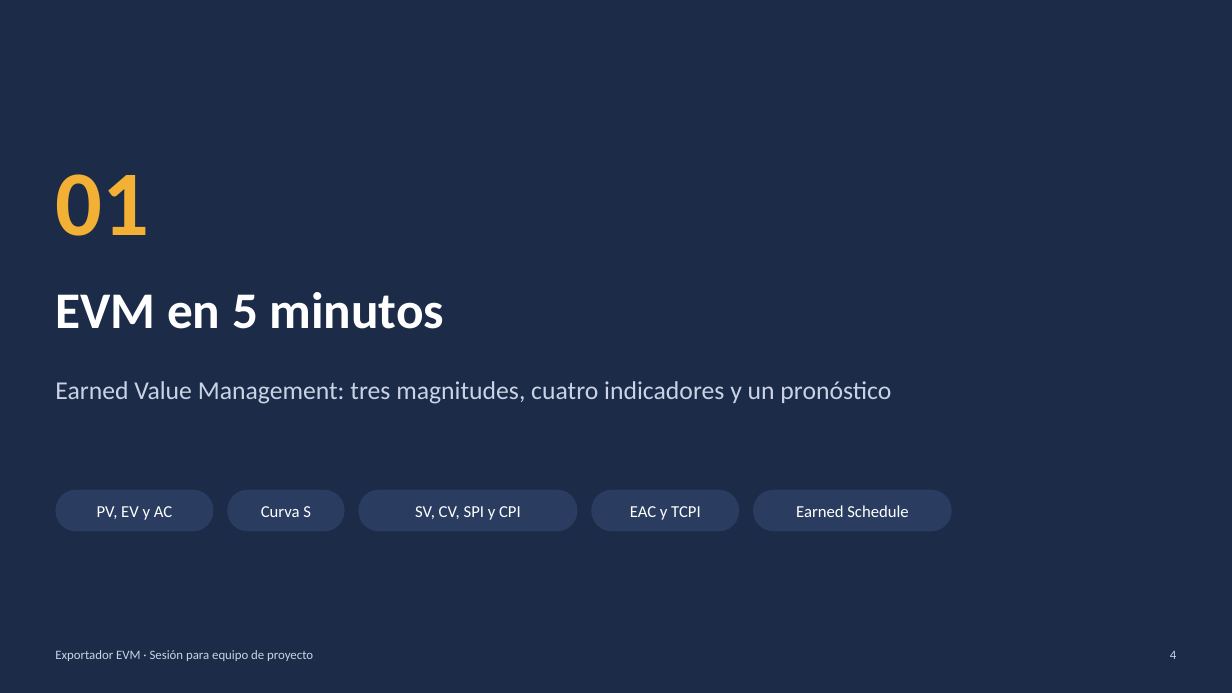
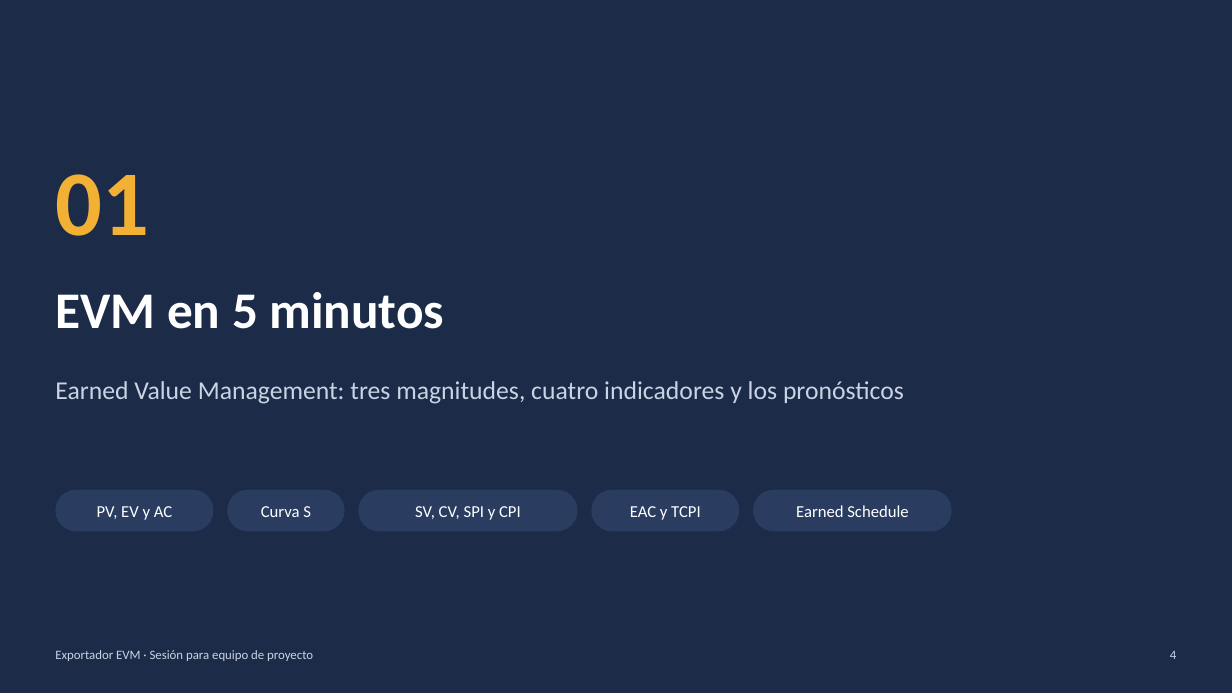
Before and after one commit to MarceloSalazar/evm-automation, a slide deck: slide 4 of docs/presentacion-jefes-de-proyecto.pptx. Drawn at 1232x693 pixels with LibreOffice and Linux fonts; fonts in the diff are those of the drawing. Boxes give left, top, right and bottom in pixels: in the first picture for what was removed or moved away, otherwise in the second. Text is boxed around its words. In the diff, an @@ line names an element or a change of style, - is before the commit and + after.

```diff
--- a/docs/presentacion-jefes-de-proyecto.pptx
+++ b/docs/presentacion-jefes-de-proyecto.pptx
@@ text at (55, 381, 904, 404): text changed @@
-Earned Value Management: tres magnitudes, cuatro indicadores y un pronóstico
+Earned Value Management: tres magnitudes, cuatro indicadores y los pronósticos
```
Also in this commit, not shown: 15 other slides changed, 1 other file.
